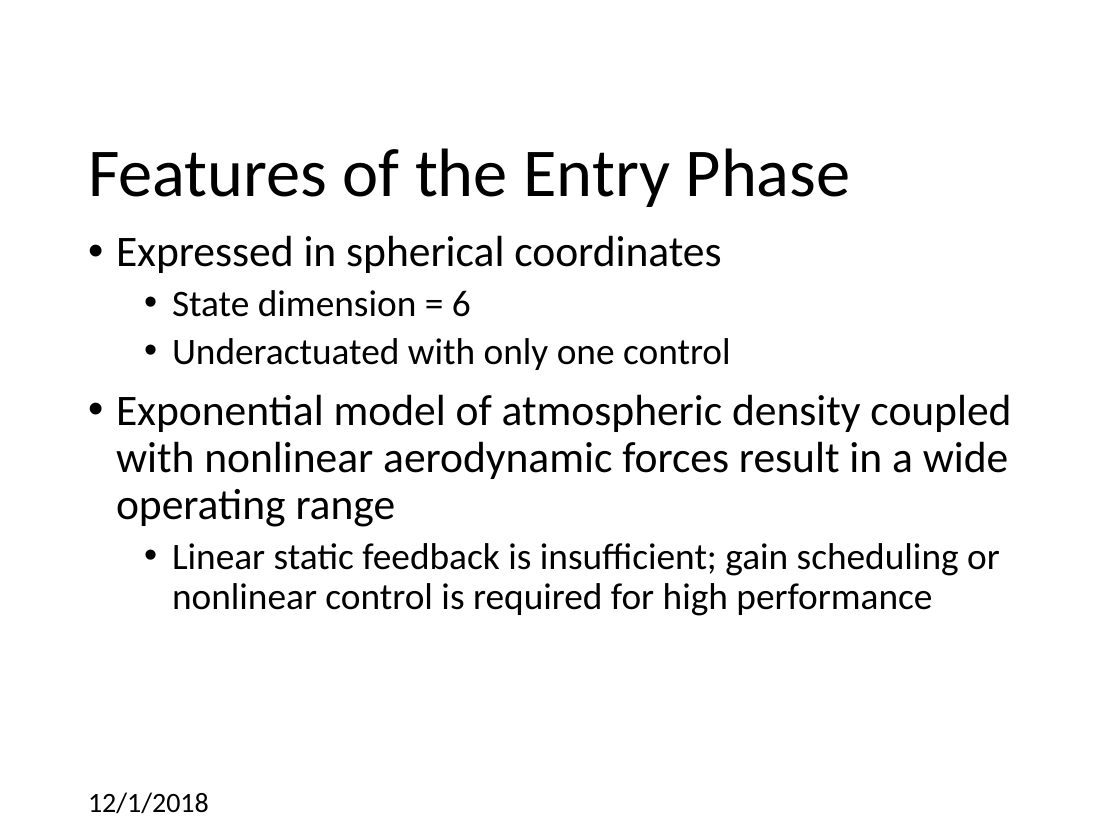
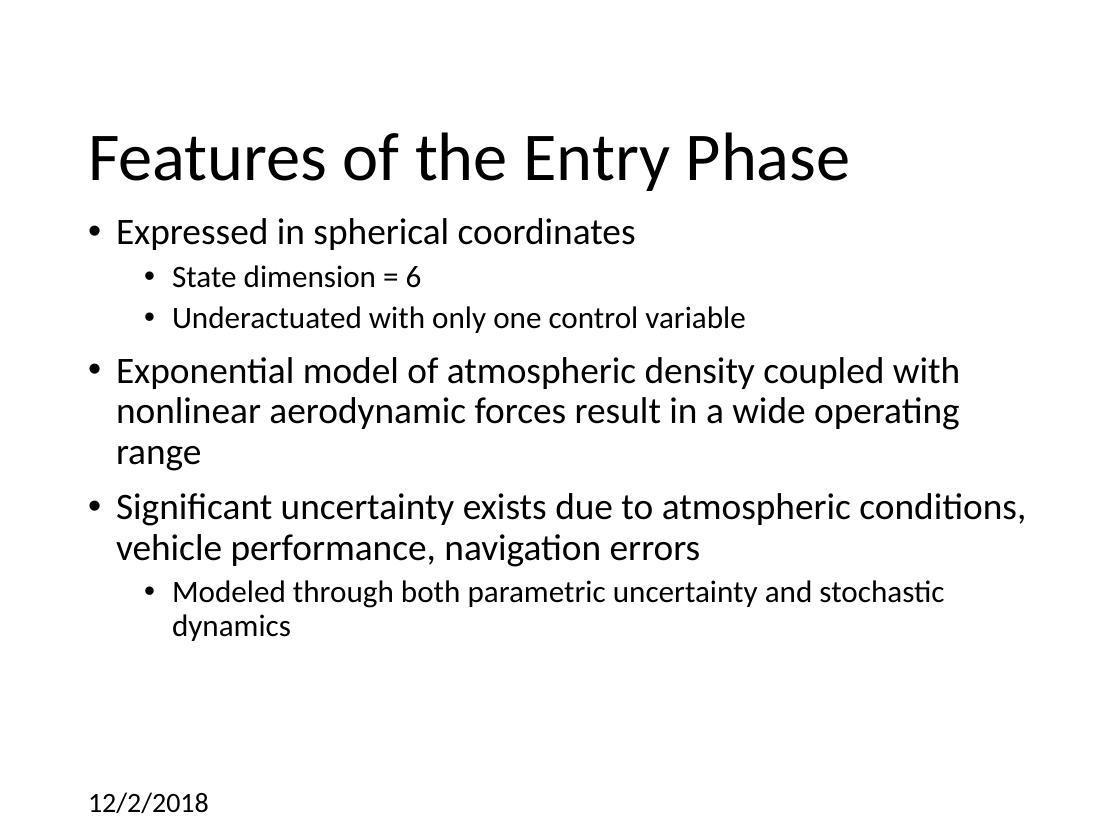
Before and after one commit to CDNoyes/EDL-Py, a slide deck: slide 6 of Documents/Qual Exam.pptx. Drawn at 1120x840 pixels with LibreOffice and Linux fonts; fonts in the diff are those of the drawing; background and template pictures are left out. Boxes give left, top, right and bottom in pixels: in the first picture for what was removed or moved away, otherwise in the second. Text is boxed around its words. In the diff, an @@ line names an element or a change of style, - is before the commit and + after.

```diff
--- a/Documents/Qual Exam.pptx
+++ b/Documents/Qual Exam.pptx
@@ title "Features of the Entry Phase": place and size @@
-title "Features of the Entry Phase" at box(88, 148, 851, 207)
+title "Features of the Entry Phase" at box(88, 132, 851, 191)
@@ text "Expressed in spherical coordinates": place and size @@
-text "Expressed in spherical coordinates" at box(116, 235, 1011, 616)
+text "Expressed in spherical coordinates" at box(116, 218, 1026, 641)
@@ text at box(116, 218, 960, 471): size 28 to 24 pt in "Expressed in spherical coordinates", "Exponential model of atmospheric density coupled with ..."; size 24 to 20 pt in "State dimension = 6" @@
@@ text at box(172, 306, 745, 333): text changed; size 24 to 20 pt @@
-  • Underactuated with only one control
+  • Underactuated with only one control variable
@@ text at box(116, 493, 1026, 641): text changed @@
-  • Linear static feedback is insufficient; gain scheduling or nonlinear control is required for high performance
+• Significant uncertainty exists due to atmospheric conditions, vehicle performance, navigation errors
+  • Modeled through both parametric uncertainty and stochastic dynamics
@@ text at box(88, 792, 209, 814): text changed @@
-12/1/2018
+12/2/2018
```
Also in this commit, not shown: 38 other slides changed, 6 slides added, 1 slide removed.
